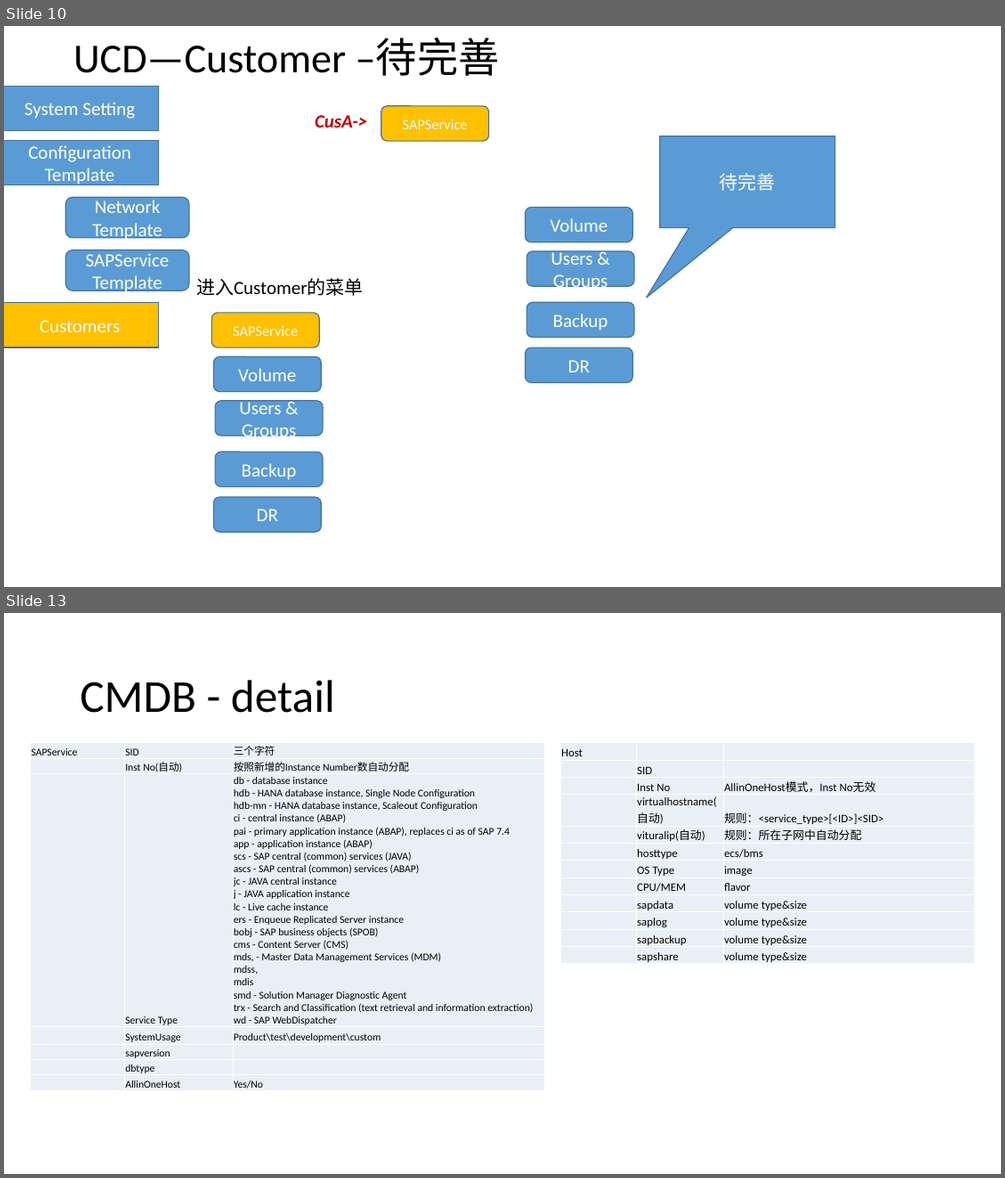
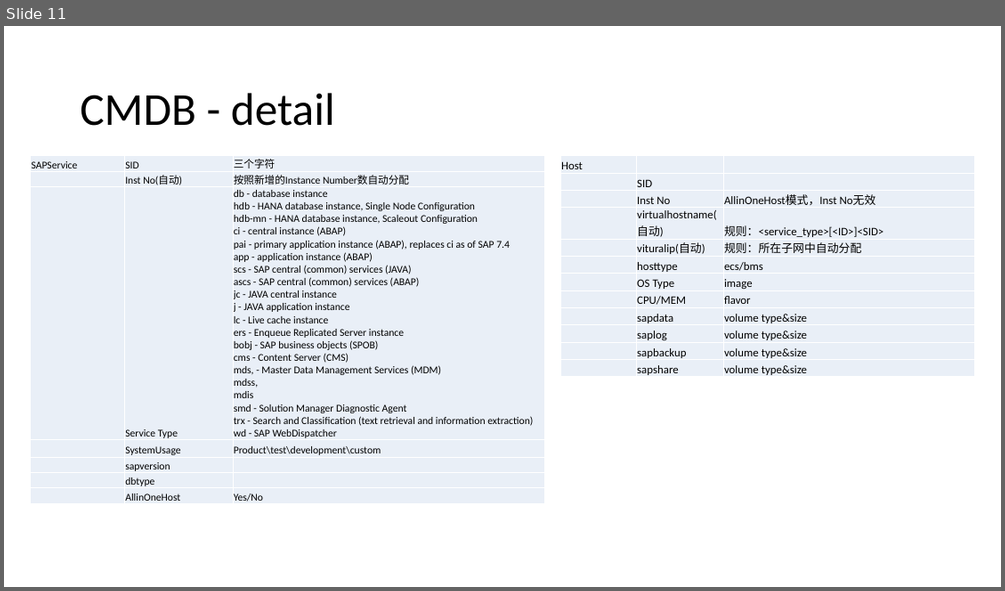
Before and after one commit to otcdevgroup/ManagementService, a slide deck: demo/OTC SAP Management Service UCD & CMDB.pptx. Shown one above the other, each under a label of ours: slides 10 and 13 before the commit, slide 11 after it; the slides between them are not shown. The pictures are 1005x1178 and 1005x591 pixels, drawn with LibreOffice and Linux fonts; fonts in the diff are those of the drawing. Boxes give left, top, right and bottom in pixels: in the first picture for what was removed or moved away, otherwise in the second. Text is boxed around its words. In the diff, an @@ line names an element or a change of style, - is before the commit and + after.

```diff
--- a/demo/OTC SAP Management Service UCD & CMDB.pptx
+++ b/demo/OTC SAP Management Service UCD & CMDB.pptx
@@ slide 10 removed at [4,26,1001,587], background #FFFFFF @@
@@ title removed at [73,38,500,76] @@
-UCD—Customer –待完善
@@ rectangle removed at [4,86,159,131] @@
-System Setting
@@ text removed at [315,115,367,127] @@
-CusA->
@@ rounded rectangle removed at [381,106,489,141] @@
-SAPService
@@ rectangle removed at [4,141,159,185] @@
-Configuration Template
@@ speech box removed at [660,136,834,228] @@
-待完善
@@ rounded rectangle removed at [65,197,189,238] @@
-Network Template
@@ rounded rectangle removed at [526,207,633,242] @@
-Volume
@@ rounded rectangle removed at [65,250,189,290] @@
-SAPService Template
@@ rounded rectangle removed at [526,251,634,286] @@
-Users & Groups
@@ text removed at [196,278,364,296] @@
-进入Customer的菜单
@@ rectangle removed at [4,303,159,347] @@
-Customers
@@ rounded rectangle removed at [212,313,320,347] @@
-SAPService
@@ rounded rectangle removed at [526,302,634,338] @@
-Backup
@@ rounded rectangle removed at [213,356,321,392] @@
-Volume
@@ rounded rectangle removed at [526,347,633,383] @@
-DR
@@ rounded rectangle removed at [215,401,323,435] @@
-Users & Groups
@@ rounded rectangle removed at [215,451,323,487] @@
-Backup
@@ rounded rectangle removed at [213,497,321,532] @@
-DR
@@ what was slide 13 is now slide 11 @@
```
Also in this commit, not shown: 9 slides changed, 1 slide added, 6 other slides removed, 2 other files.
